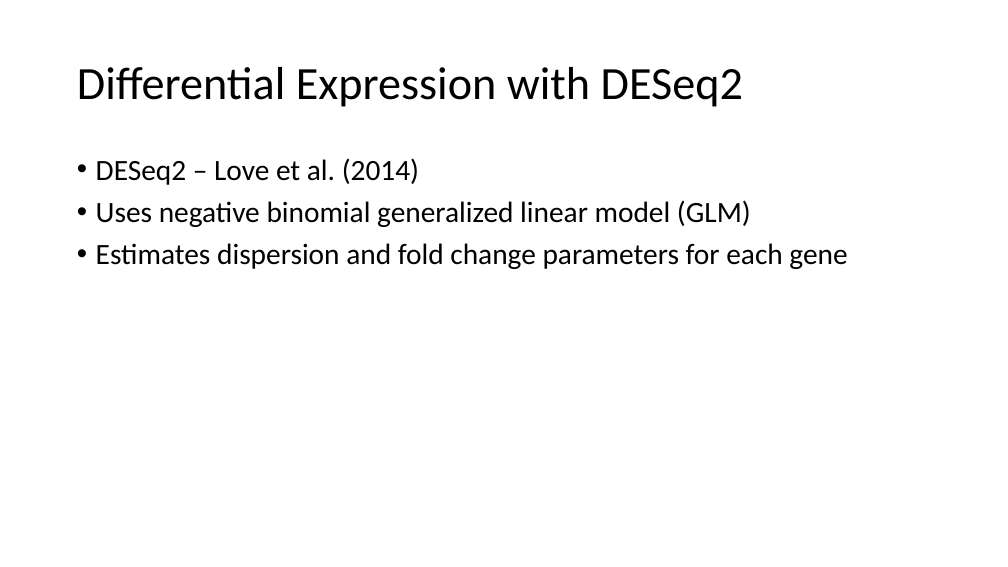
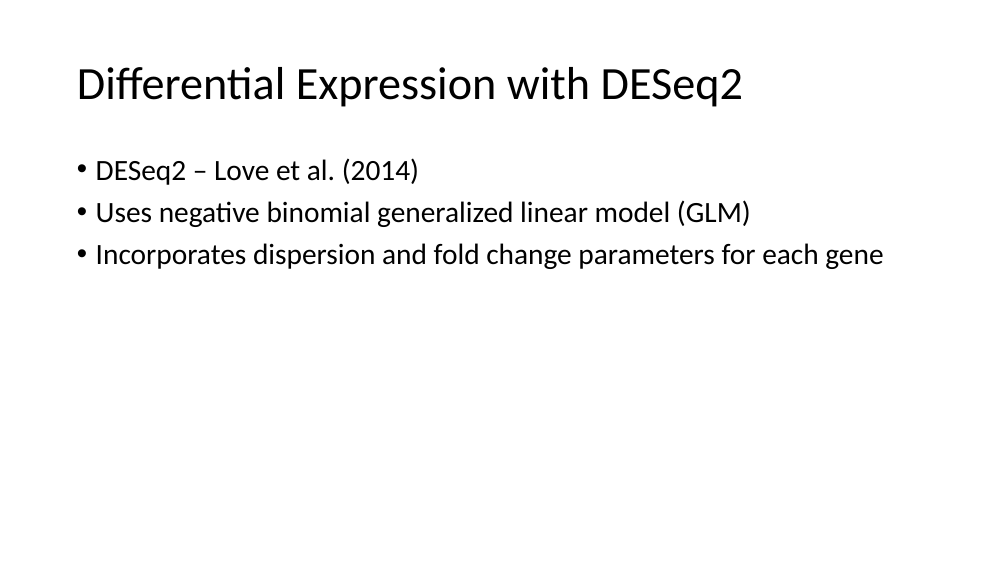
Before and after one commit to anthonylopes54/CPSC-445, a slide deck: slide 8 of cpsc445Presentation.pptx. Drawn at 1008x567 pixels with LibreOffice and Linux fonts; fonts in the diff are those of the drawing. Boxes give left, top, right and bottom in pixels: in the first picture for what was removed or moved away, otherwise in the second. Text is boxed around its words. In the diff, an @@ line names an element or a change of style, - is before the commit and + after.

```diff
--- a/cpsc445Presentation.pptx
+++ b/cpsc445Presentation.pptx
@@ text at [96, 243, 883, 269]: text changed @@
-• Estimates dispersion and fold change parameters for each gene
+• Incorporates dispersion and fold change parameters for each gene
```
Also in this commit, not shown: 1 other slide changed, 1 slide added, 1 other file.
